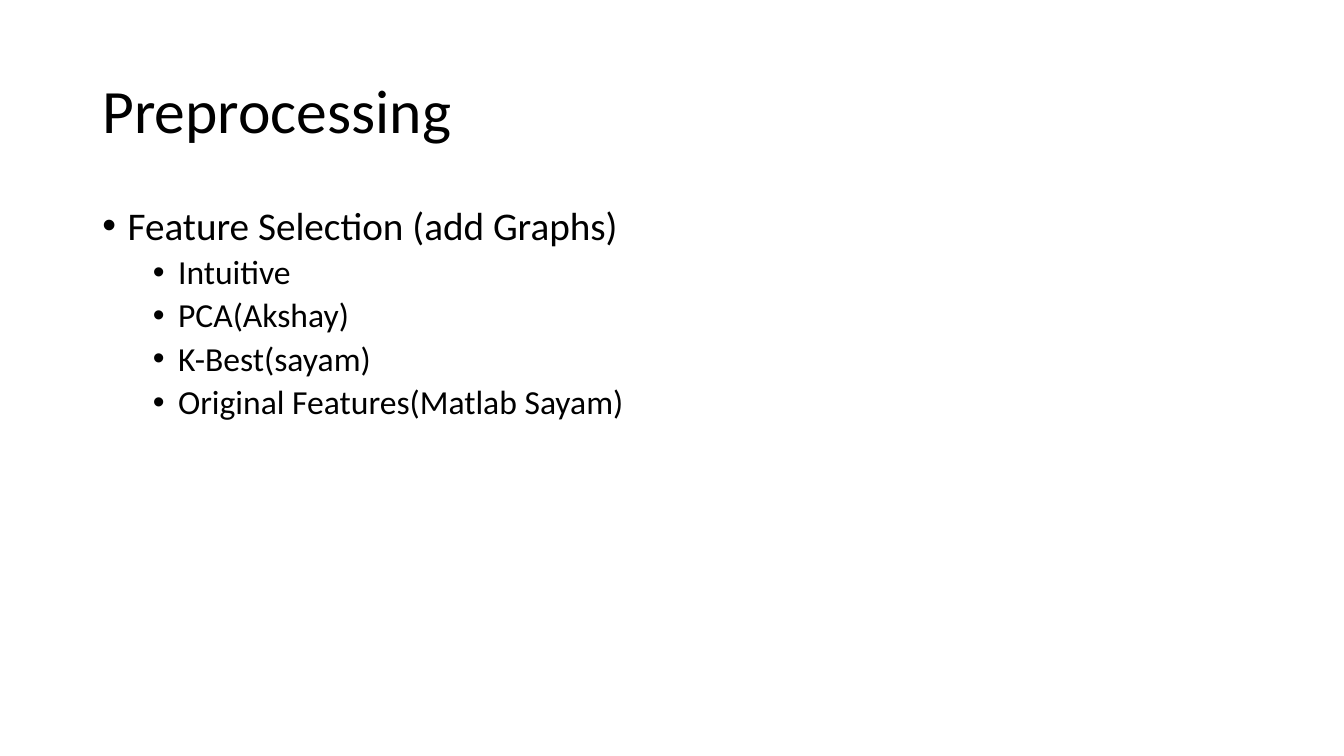
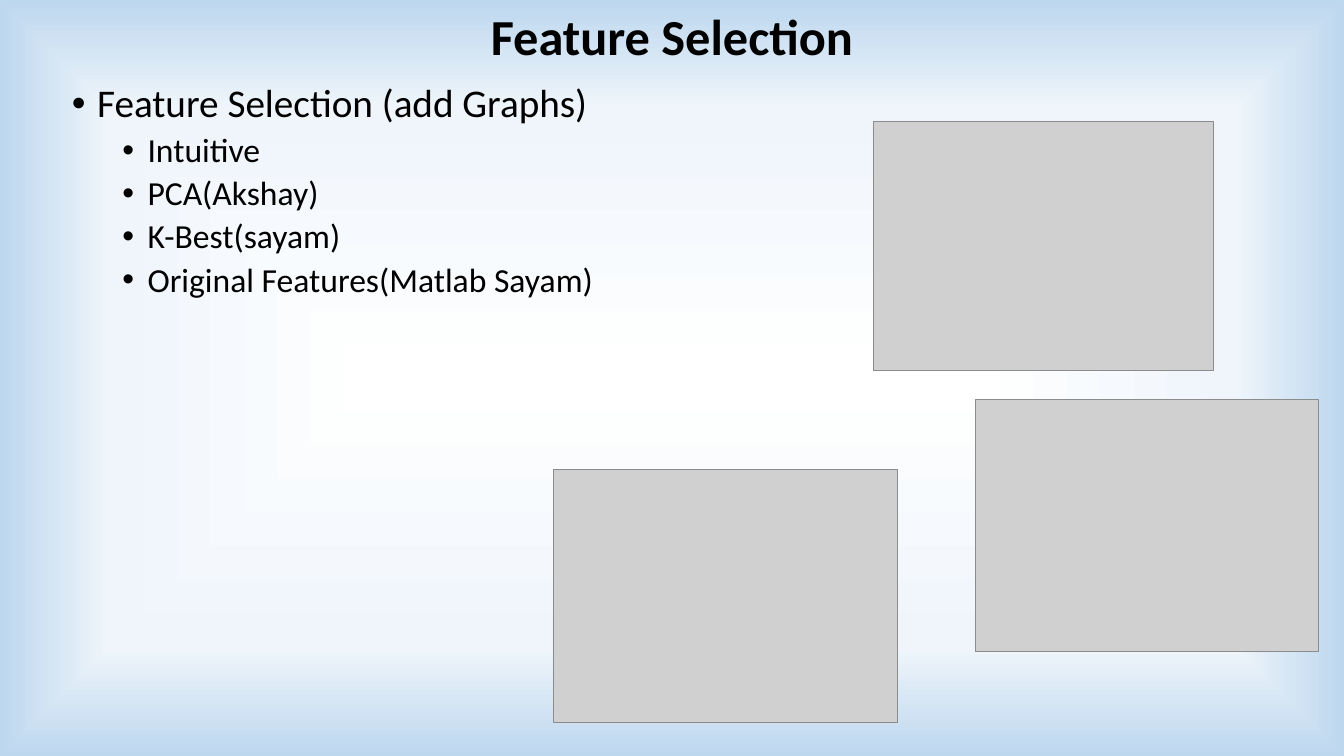
Before and after one commit to akshaymehra24/who-is-more-influential, a slide deck: slide 4 of Predicting Influencers in a Social Network.pptx. Drawn at 1344x756 pixels with LibreOffice and Linux fonts; fonts in the diff are those of the drawing; grey boxes stand for pictures. Boxes give left, top, right and bottom in pixels: in the first picture for what was removed or moved away, otherwise in the second. Text is boxed around its words. In the diff, an @@ line names an element or a change of style, - is before the commit and + after.

```diff
--- a/Predicting Influencers in a Social Network.pptx
+++ b/Predicting Influencers in a Social Network.pptx
@@ background #FFFFFF to gradient #FFFFFF to #EFF5FB to #BDD7EE @@
@@ text added at box(491, 19, 852, 56), 36 pt, text #000000, bold @@
+Feature Selection
@@ text "Feature Selection (add Graphs)": place and size @@
-text "Feature Selection (add Graphs)" at box(128, 211, 624, 420)
+text "Feature Selection (add Graphs)" at box(97, 88, 593, 298)
@@ title removed at box(102, 90, 450, 144) @@
-Preprocessing
@@ picture added at box(873, 121, 1213, 370) @@
@@ picture added at box(975, 399, 1319, 651) @@
@@ picture added at box(554, 470, 897, 722) @@
```
Also in this commit, not shown: 11 other slides changed, 1 slide added, 1 slide removed.
